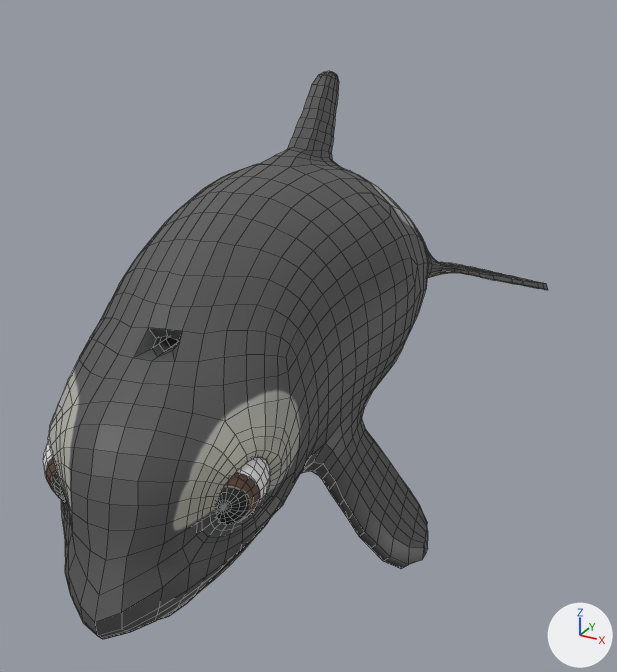
Before and after pictures for a commit that changed the FBX model FirstPersonWhale/Assets/Animation/scarlet_point_behind.fbx.
One viewpoint serves both versions: a 50 mm lens placed at (1.09, -2.31, 1.29), pointed at (-0.15, -0.06, 0.17). Every picture has the same lights, and +X, +Y and +Z are marked at lower right. Both versions are drawn at frame 37 of the action 'Take 001'; the numbers are the values there. Mesh edges are drawn as thin lines.

The first picture shows 'luna:left_eye_geo', 'luna:luna_geo', 'luna:right_eye_geo'.
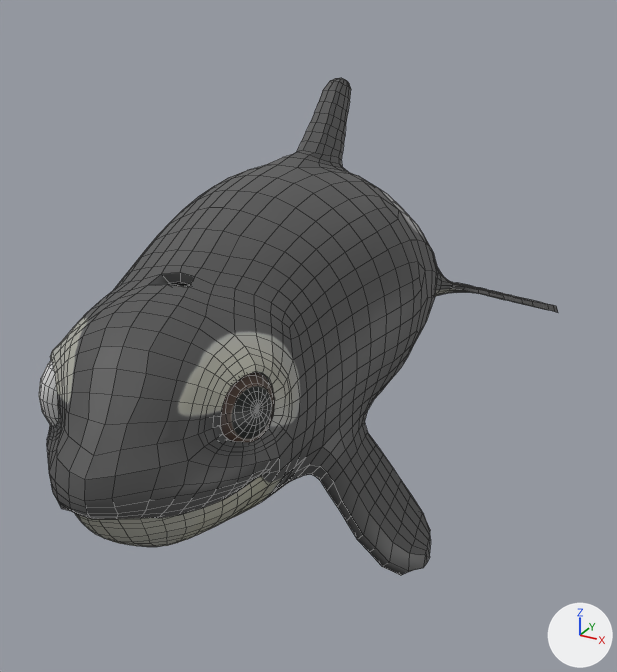
Location of each change, [x1, y1, x2, y2] in pixels of the pictures (617 x 672 px):
'luna:luna_geo', posed (12% shorter): before [48, 71, 548, 639]; after [47, 78, 558, 575]
'luna:left_eye_geo', posed: before [217, 457, 271, 524]; after [221, 372, 275, 442]
'luna:right_eye_geo', posed: before [43, 441, 67, 503]; after [39, 360, 59, 426]
bone 'luna:center_root_bind_joint', root to tip: before (212, 372) to (204, 252); after (211, 368) to (205, 245)
bone 'luna:center_neck_bind_joint', root to tip: before (212, 372) to (204, 321); after (211, 368) to (209, 308)
bone 'luna:center_head_bind_joint', root to tip: before (193, 414) to (179, 332); after (190, 395) to (190, 291)
bone 'luna:left_eye_bind_joint', root to tip: before (219, 473) to (213, 432); after (222, 402) to (218, 350)
bone 'luna:right_eye_bind_joint', root to tip: before (95, 459) to (104, 492); after (92, 392) to (93, 440)

What changed in the scene script:
```text
Change bone_luna_center_root_bind_joint:
    where bone_luna_center_root_bind_joint = bpy.data.objects['Armature'].pose.bones['luna:center_root_bind_joint']  # child of 'luna:Luna_root_bind_joint'
    bone_luna_center_root_bind_joint.location: (1.9, -4.7, -1.6) -> (1.4, -3.2, -1.3)
    bone_luna_center_root_bind_joint.rotation_quaternion: (0.994, 0.005, 0.109, 0.003) -> (0.996, 0.002, 0.092, -0.013)  # degrees (1, 13, 0) -> degrees (0, 11, -1)
Change bone_luna_center_neck_bind_joint:
    where bone_luna_center_neck_bind_joint = bpy.data.objects['Armature'].pose.bones['luna:center_neck_bind_joint']  # child of 'luna:center_root_bind_joint'
    bone_luna_center_neck_bind_joint.rotation_quaternion: (0.992, 0.004, 0.04, 0.117) -> (0.999, -0.002, 0.052, -0.001)  # degrees (1, 4, 13) -> degrees (0, 6, 0)
Change bone_luna_center_head_bind_joint:
    where bone_luna_center_head_bind_joint = bpy.data.objects['Armature'].pose.bones['luna:center_head_bind_joint']  # child of 'luna:center_neck_bind_joint'
    bone_luna_center_head_bind_joint.rotation_quaternion: (1.0, 0.0, -0.001, 0.0) -> (0.996, -0.005, 0.022, -0.085)  # degrees (0, 0, 0) -> degrees (-1, 2, -10)
Change bone_luna_left_eye_bind_joint:
    where bone_luna_left_eye_bind_joint = bpy.data.objects['Armature'].pose.bones['luna:left_eye_bind_joint']  # child of 'luna:left_eye_socket_bind_joint'
    bone_luna_left_eye_bind_joint.rotation_quaternion: (0.981, 0.012, 0.183, 0.064) -> (0.888, 0.024, 0.457, 0.047)  # degrees (3, 21, 8) -> degrees (8, 54, 10)
Change bone_luna_right_eye_bind_joint:
    where bone_luna_right_eye_bind_joint = bpy.data.objects['Armature'].pose.bones['luna:right_eye_bind_joint']  # child of 'luna:right_eye_socket_bind_joint'
    bone_luna_right_eye_bind_joint.rotation_quaternion: (1.0, 0.0, 0.011, -0.006) -> (0.94, 0.0, -0.341, 0.001)  # degrees (0, 1, -1) -> degrees (0, -40, 0)
```
